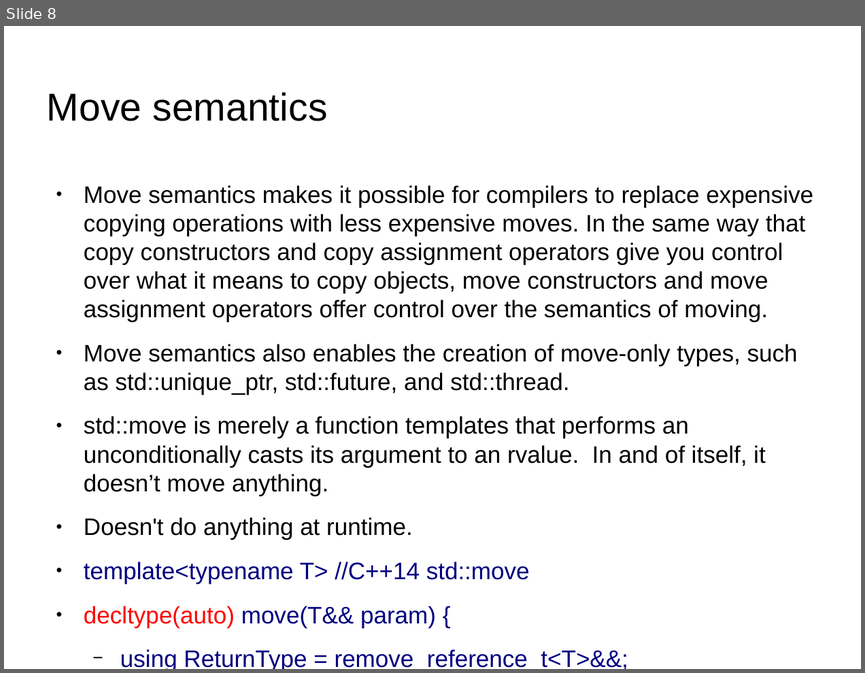
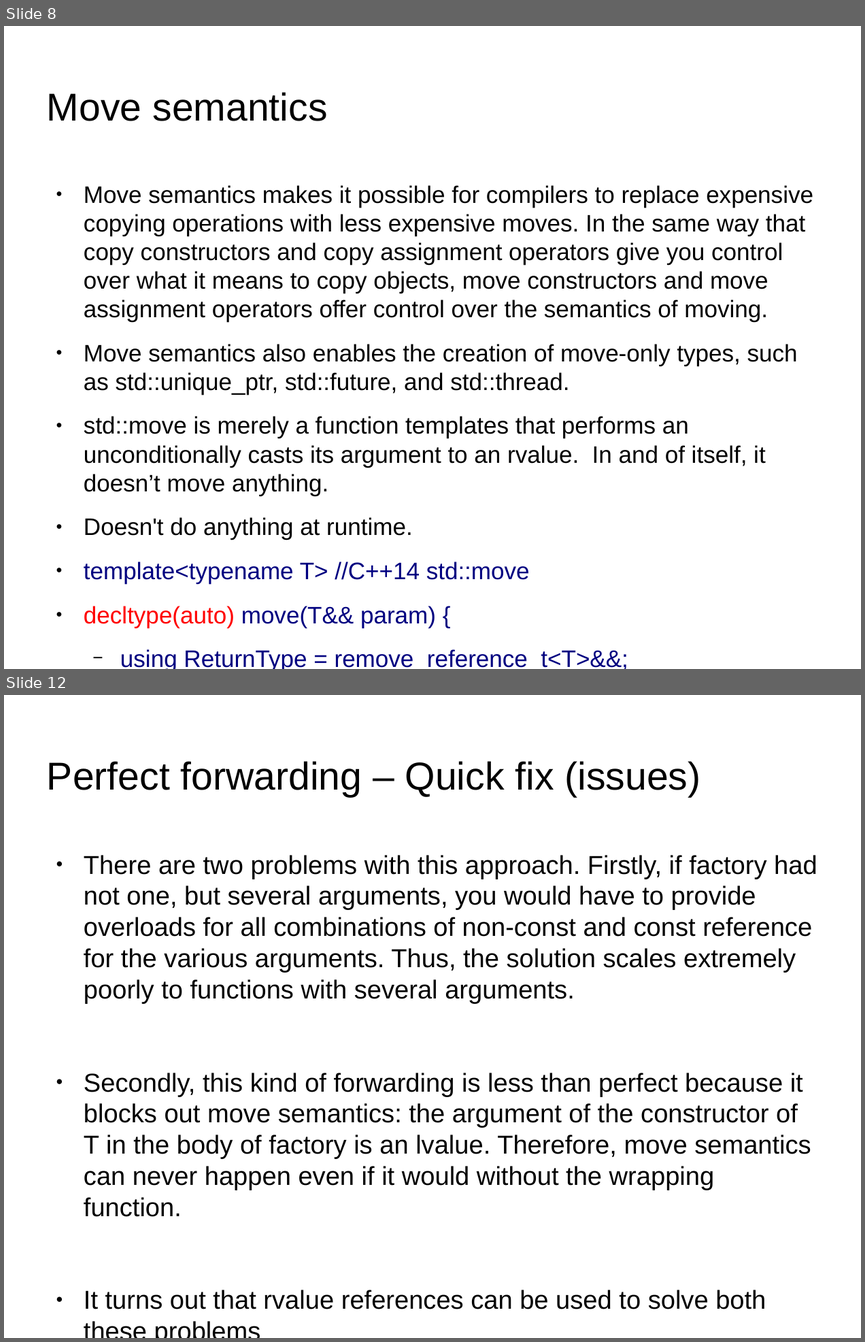
Before and after one commit to kks32/cpp-software-development, a slide deck: Ex16_Rvalue_Move_Semantics/Ex16_Rvalue_Move_Semantics.odp. Shown one above the other, each under a label of ours: slide 8 before the commit, slides 8 and 12 after it; the slides between them are not shown. The pictures are 865x673 and 865x1342 pixels, drawn with LibreOffice and Linux fonts; fonts in the diff are those of the drawing; background and template pictures are left out. Boxes give left, top, right and bottom in pixels: in the first picture for what was removed or moved away, otherwise in the second. Text is boxed around its words. In the diff, an @@ line names an element or a change of style, - is before the commit and + after.

Commit message:
Ex16 Perfect forwarding

```diff
--- a/Ex16_Rvalue_Move_Semantics/Ex16_Rvalue_Move_Semantics.odp
+++ b/Ex16_Rvalue_Move_Semantics/Ex16_Rvalue_Move_Semantics.odp
@@ slide 12 added at <box>4,695,861,1338</box>, background picture (left out) @@
@@ title added at <box>47,761,701,797</box>, 36 pt, text #000000 @@
+Perfect forwarding – Quick fix (issues)
@@ text added at <box>84,855,817,1309</box>, 24.1 pt, text #000000 @@
+● There are two problems with this approach. Firstly, if factory had not one, but several arguments, you would have to provide overloads for all combinations of non-const and const reference for the various arguments. Thus, the solution scales extremely poorly to functions with several arguments.
+● Secondly, this kind of forwarding is less than perfect because it blocks out move semantics: the argument of the constructor of T in the body of factory is an lvalue. Therefore, move semantics can never happen even if it would without the wrapping function.
+● It turns out that rvalue references can be used to solve both these problems
```
Also in this commit, not shown: 8 other slides added, 1 slide removed, 2 other files.
